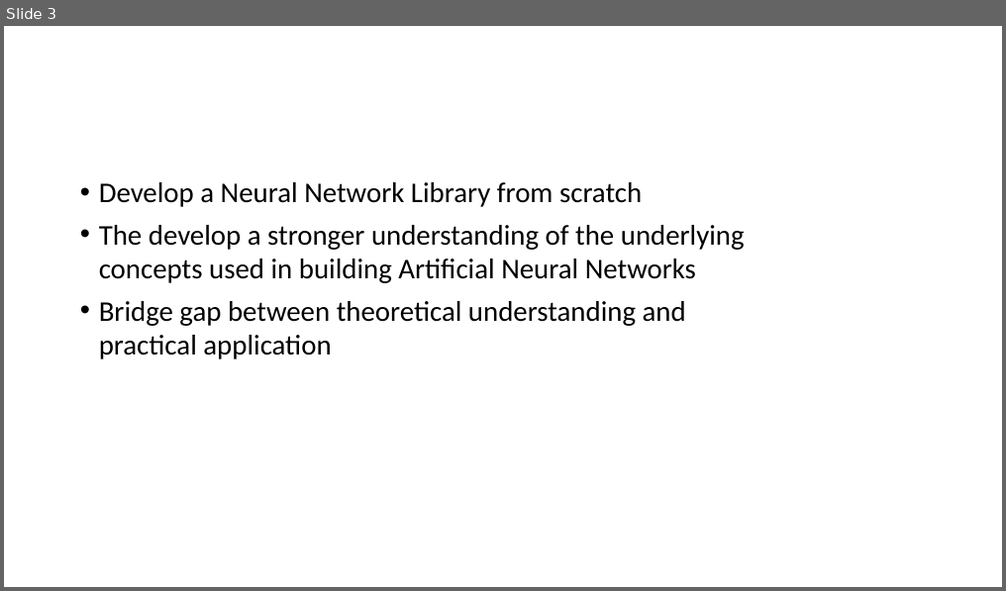
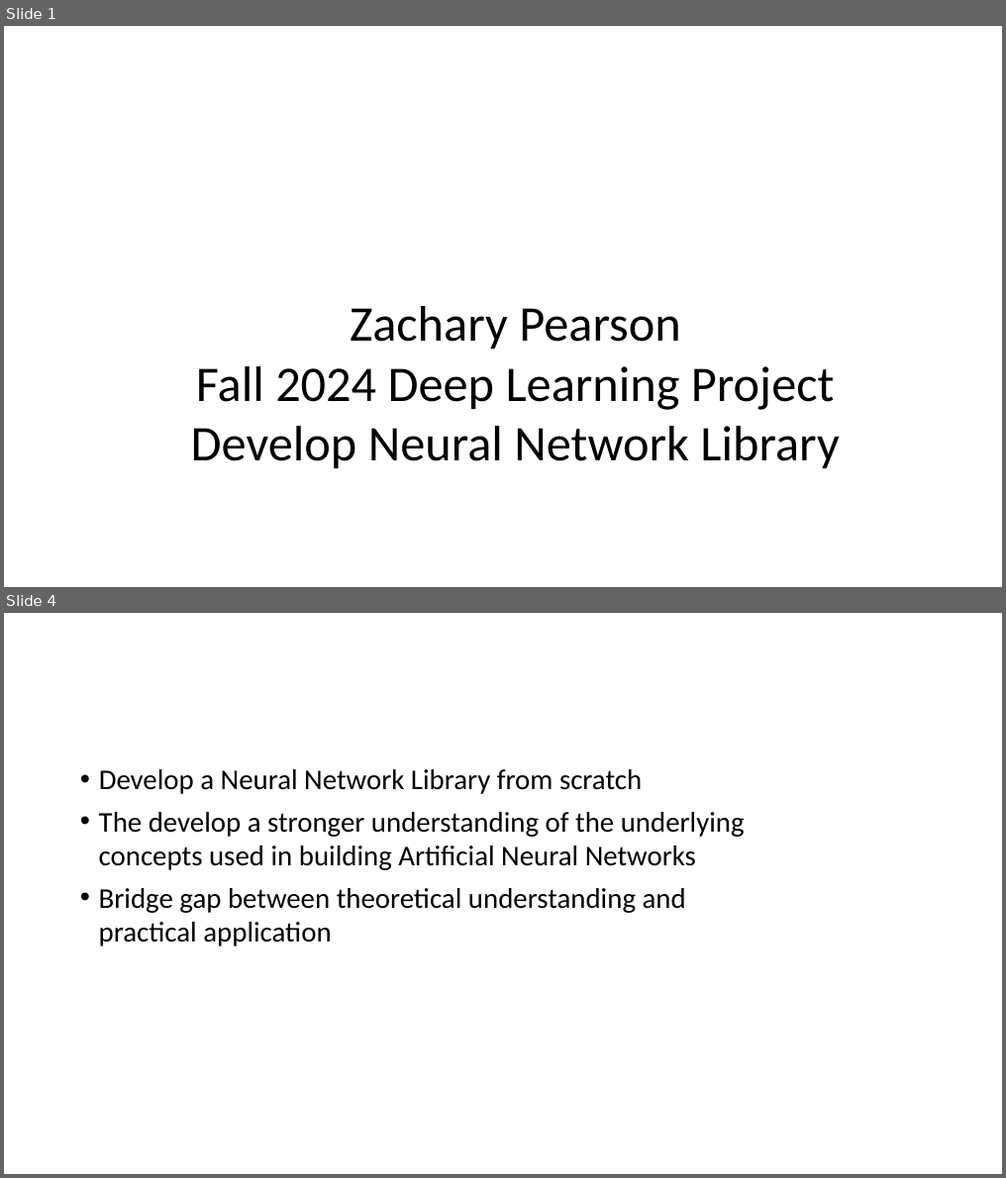
Before and after one commit to zpearson36/cs898, a slide deck: project/presentation.pptx. Shown one above the other, each under a label of ours: slide 3 before the commit, slides 1 and 4 after it; the slides between them are not shown. The pictures are 1006x591 and 1006x1178 pixels, drawn with LibreOffice and Linux fonts; fonts in the diff are those of the drawing; background and template pictures are left out. Boxes give left, top, right and bottom in pixels: in the first picture for what was removed or moved away, otherwise in the second. Text is boxed around its words. In the diff, an @@ line names an element or a change of style, - is before the commit and + after.

```diff
--- a/project/presentation.pptx
+++ b/project/presentation.pptx
@@ slide 1 added at bbox=[4, 26, 1002, 587], background picture (left out) @@
@@ title added at bbox=[191, 306, 839, 469], 48 pt, text #000000 @@
+Zachary Pearson
+Fall 2024 Deep Learning Project
+Develop Neural Network Library
@@ what was slide 3 is now slide 4 @@
```
Also in this commit, not shown: 3 slides changed, 3 other slides added, 2 slides removed.
